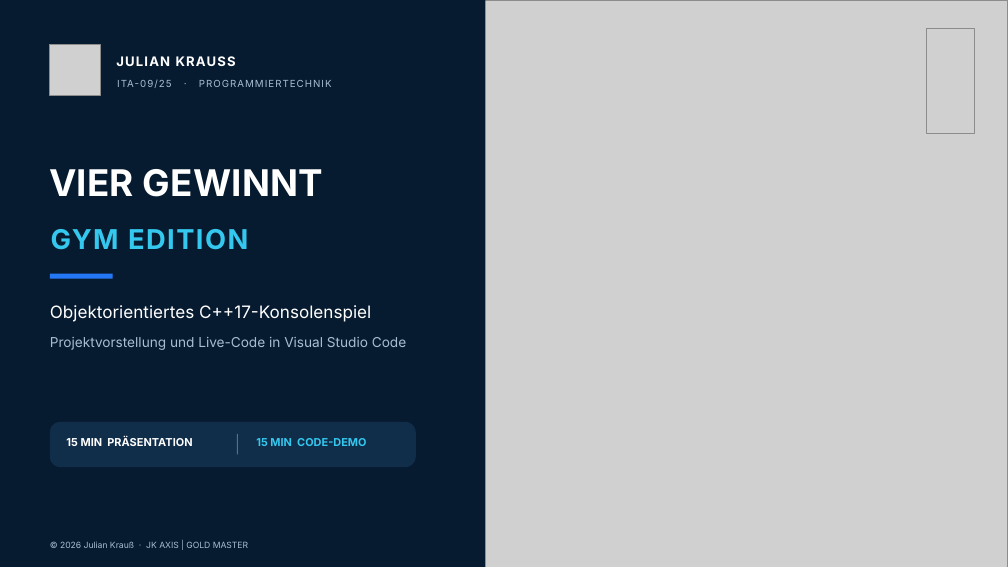
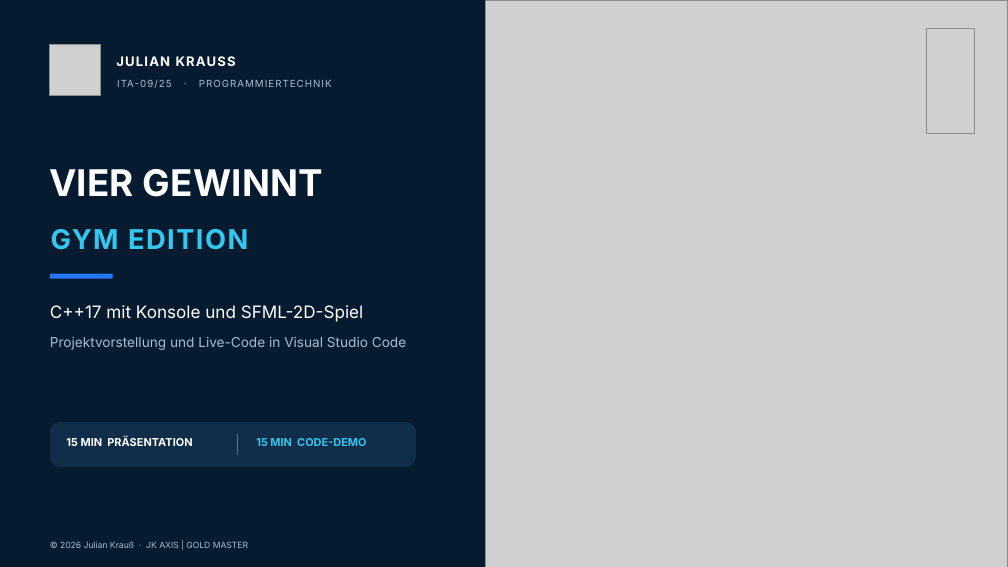
Before and after one commit to Julik527/vier-gewinnt-gym-edition-cpp, a slide deck: slide 1 of praesentation/Vier_Gewinnt_Praesentation_FINAL.pptx. Drawn at 1008x567 pixels with LibreOffice and Linux fonts; fonts in the diff are those of the drawing; grey boxes stand for pictures. Boxes give left, top, right and bottom in pixels: in the first picture for what was removed or moved away, otherwise in the second. Text is boxed around its words. In the diff, an @@ line names an element or a change of style, - is before the commit and + after.

```diff
--- a/praesentation/Vier_Gewinnt_Praesentation_FINAL.pptx
+++ b/praesentation/Vier_Gewinnt_Praesentation_FINAL.pptx
@@ text at (50,305,363,322): text changed @@
-Objektorientiertes C++17-Konsolenspiel
+C++17 mit Konsole und SFML-2D-Spiel
```
Also in this commit, not shown: 16 other slides changed, 33 other files.
